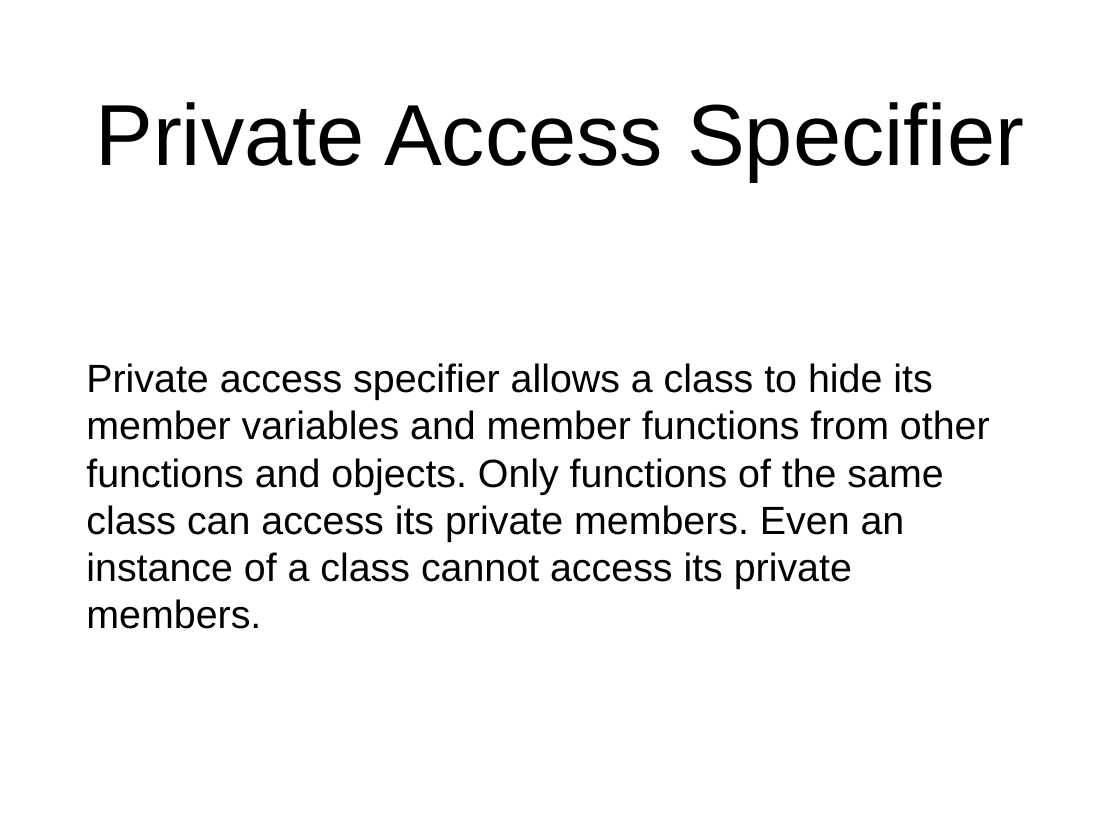
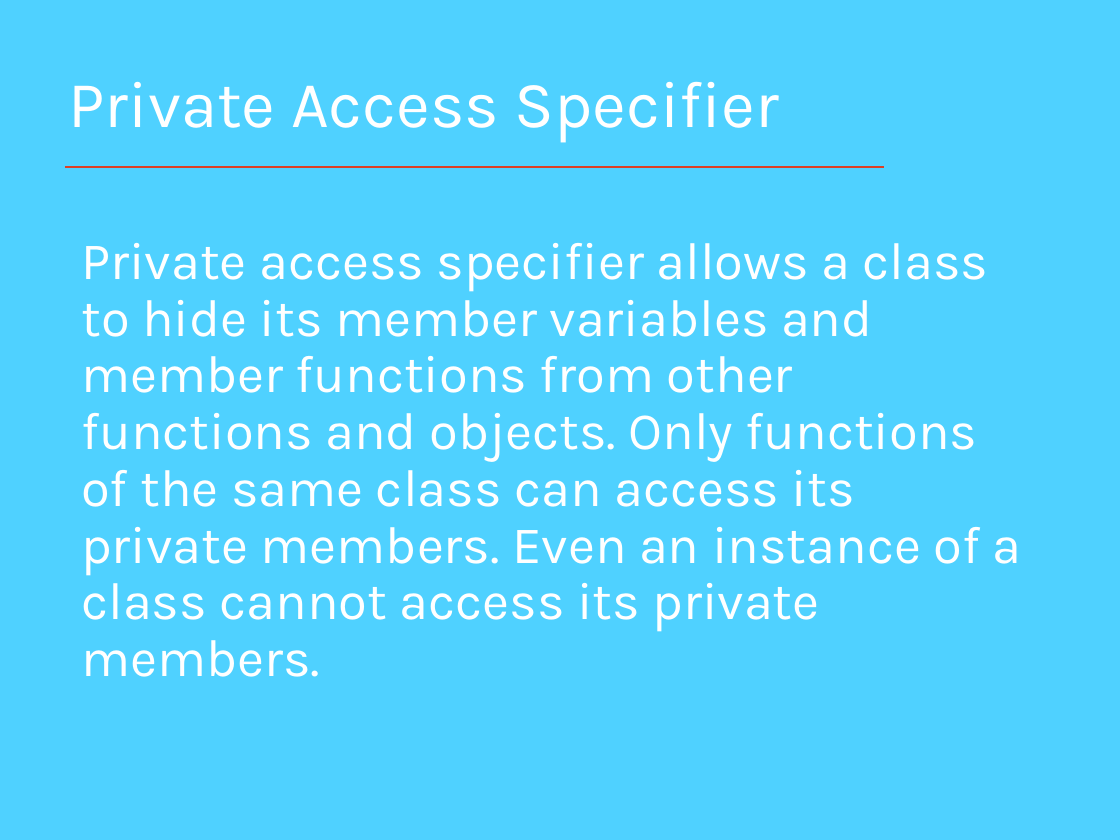
Before and after one commit to Falkhanaizi/TechHub, a slide deck: slide 49 of introduction to C# in VS 2015.pptx. Drawn at 1120x840 pixels with LibreOffice and Linux fonts; fonts in the diff are those of the drawing. Boxes give left, top, right and bottom in pixels: in the first picture for what was removed or moved away, otherwise in the second. Text is boxed around its words. In the diff, an @@ line names an element or a change of style, - is before the commit and + after.

```diff
--- a/introduction to C# in VS 2015.pptx
+++ b/introduction to C# in VS 2015.pptx
@@ background #FFFFFF to #4FD1FF @@
@@ title "Private Access Specifier": place and size @@
-title "Private Access Specifier" at (95,102,1024,182)
+title "Private Access Specifier" at (69,82,779,143)
@@ title "Private Access Specifier" at (69,82,779,143): size 79.2 to 60 pt, font Arial to Karla, text colour #000000 to #FFFFFF; alignment centre to left; line spacing 1 to 0.9 @@
@@ line added from (885, 167) to (65, 167), #DC3F25 1.5 pt @@
@@ text "Private access specifier allows a ...": place and size @@
-text "Private access specifier allows a ..." at (86,363,990,629)
+text "Private access specifier allows a ..." at (81,243,1022,677)
@@ text "Private access specifier allows a ..." at (81,243,1022,677): size 36 to 48 pt, font Arial to Karla, text colour #000000 to #FFFFFF; line spacing 1 to 0.9; less space between paragraphs; vertical alignment middle to top @@
```
Also in this commit, not shown: 56 other slides changed.
